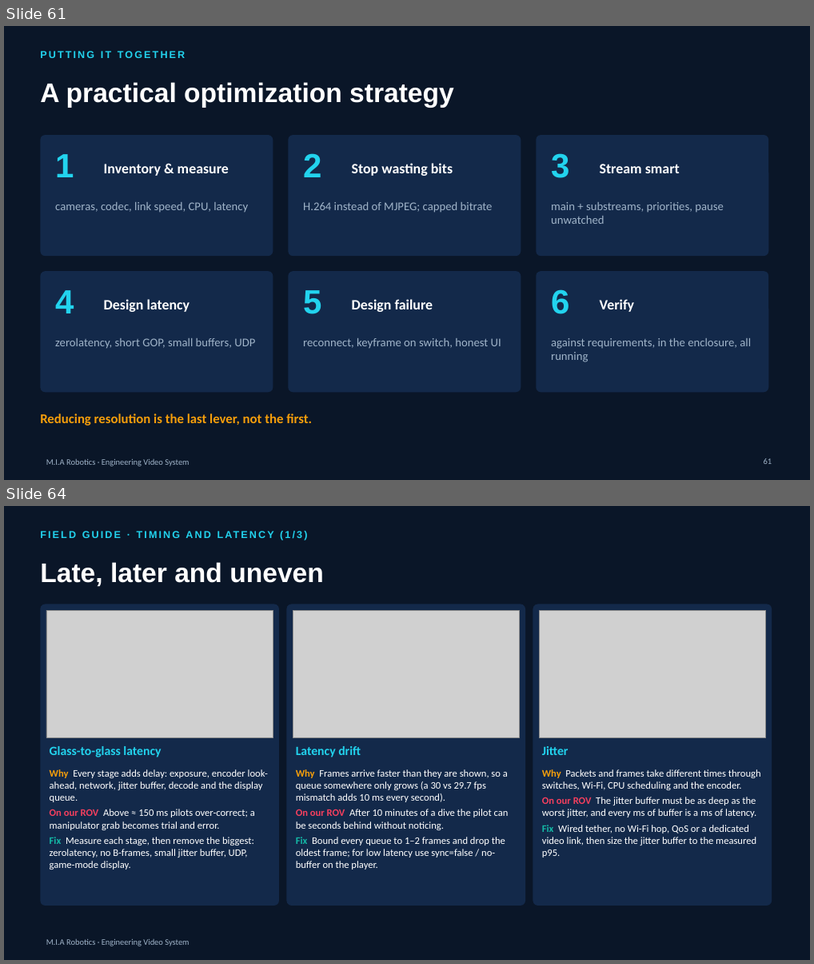
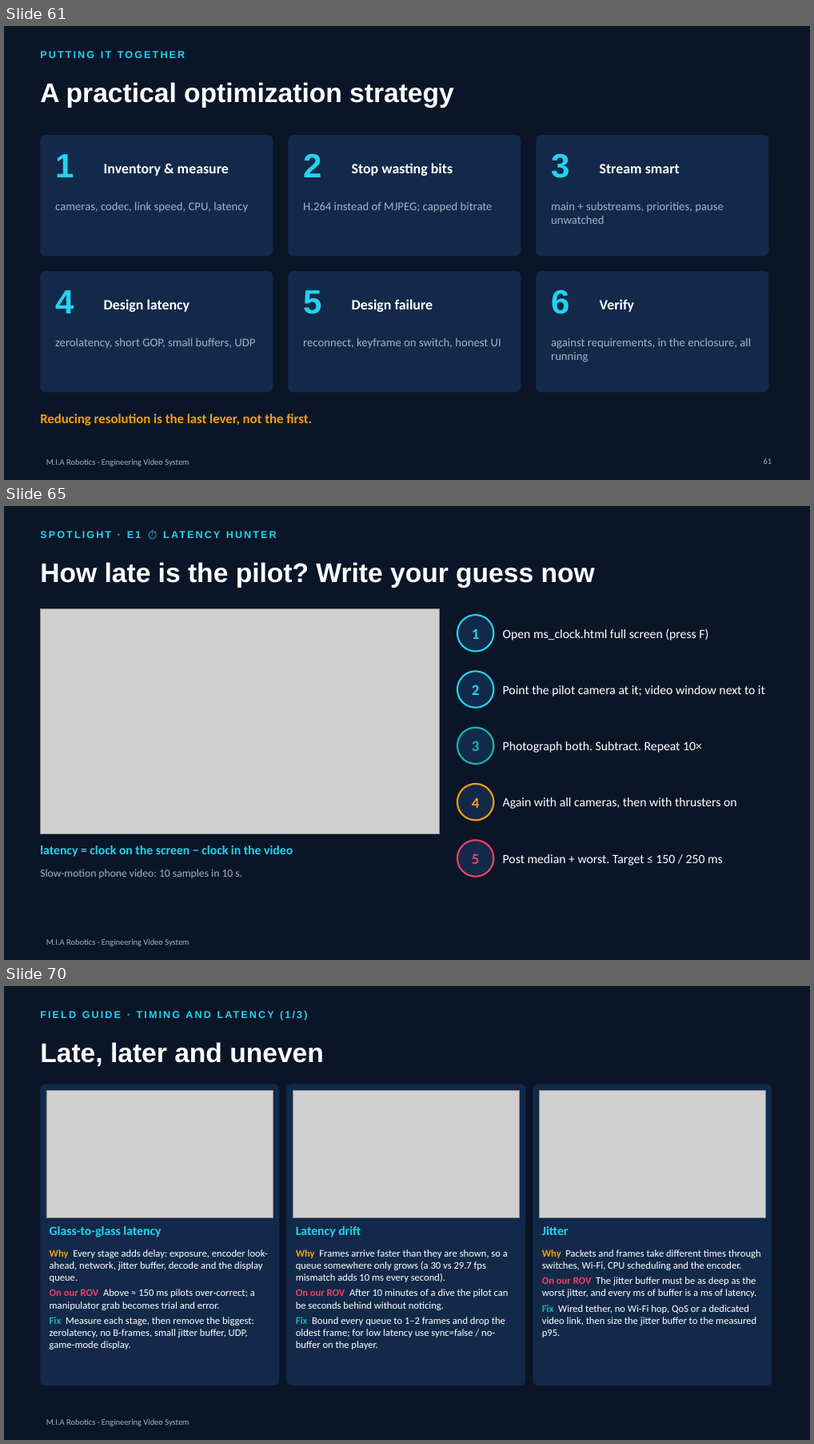
Before and after one commit to YoussefAbbas2001/video-streaming, a slide deck: presentation/MIA_Video_Streaming.pptx. Shown one above the other, each under a label of ours: slides 61 and 64 before the commit, slides 61, 65 and 70 after it; the slides between them are not shown. The pictures are 814x964 and 814x1444 pixels, drawn with LibreOffice and Linux fonts; fonts in the diff are those of the drawing; grey boxes stand for pictures; background and template pictures are left out. Boxes give left, top, right and bottom in pixels: in the first picture for what was removed or moved away, otherwise in the second. Text is boxed around its words. In the diff, an @@ line names an element or a change of style, - is before the commit and + after.

```diff
--- a/presentation/MIA_Video_Streaming.pptx
+++ b/presentation/MIA_Video_Streaming.pptx
@@ slide 65 added at [4, 506, 810, 960], background #0A1628; not listed: 1 template element that a slide beside it also shows @@
@@ text added at [40, 525, 646, 544], 12 pt, text #22D3EE, bold @@
+SPOTLIGHT · E1 ⏱ LATENCY HUNTER
@@ title added at [40, 562, 595, 588], 32 pt, text #FFFFFF, bold @@
+How late is the pilot? Write your guess now
@@ picture added at [40, 609, 439, 833] @@
@@ ellipse added at [458, 615, 494, 651], fill #13294A, outline #22D3EE 2 pt @@
@@ text added at [472, 628, 480, 639], 18 pt, text #22D3EE, bold @@
+1
@@ text added at [503, 628, 709, 640], 15 pt, text #FFFFFF @@
+Open ms_clock.html full screen (press F)
@@ ellipse added at [458, 671, 494, 708], fill #13294A, outline #22D3EE 2 pt @@
@@ text added at [472, 684, 480, 695], 18 pt, text #22D3EE, bold @@
+2
@@ text added at [503, 685, 766, 696], 15 pt, text #FFFFFF @@
+Point the pilot camera at it; video window next to it
@@ ellipse added at [458, 728, 494, 764], fill #13294A, outline #14B8A6 2 pt @@
@@ text added at [472, 740, 480, 751], 18 pt, text #14B8A6, bold @@
+3
@@ text added at [503, 741, 702, 752], 15 pt, text #FFFFFF @@
+Photograph both. Subtract. Repeat 10×
@@ ellipse added at [458, 784, 494, 820], fill #13294A, outline #F59E0B 2 pt @@
@@ text added at [472, 797, 480, 808], 18 pt, text #F59E0B, bold @@
+4
@@ text added at [503, 797, 738, 808], 15 pt, text #FFFFFF @@
+Again with all cameras, then with thrusters on
@@ ellipse added at [458, 840, 494, 876], fill #13294A, outline #F43F5E 2 pt @@
@@ text added at [40, 845, 293, 856], 15 pt, text #22D3EE, bold @@
+latency = clock on the screen − clock in the video
@@ text added at [472, 853, 480, 864], 18 pt, text #F43F5E, bold @@
+5
@@ text added at [503, 854, 723, 865], 15 pt, text #FFFFFF @@
+Post median + worst. Target ≤ 150 / 250 ms
@@ text added at [40, 868, 242, 878], 13 pt, text #9FB3C8 @@
+Slow-motion phone video: 10 samples in 10 s.
@@ what was slide 64 is now slide 70 @@
```
Also in this commit, not shown: 2 slides changed, 6 other slides added, 1 slide removed, 38 other files.
